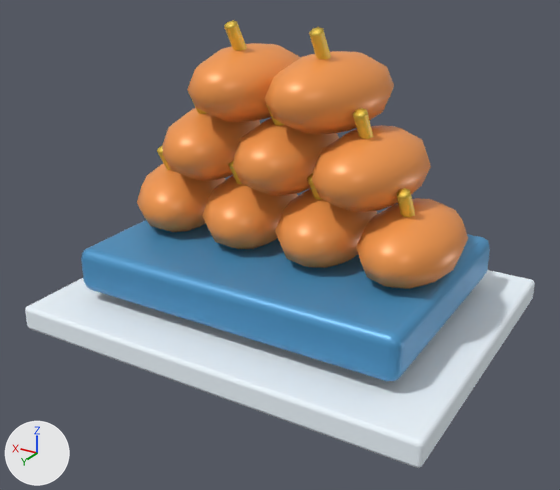
A saved change to the glTF model HavenlineGodot/assets/stations_v2/cooked_food_stack.glb.
The view is the same before and after, from a camera (50 mm lens) standing at (-1.41, 2.43, 1.48) and looking at (-0.02, 0.1, 0.32). Lighting does not change. The marker at lower left points along +X, +Y and +Z. The first picture is the older version. Vertices at exactly the same position are counted once.

In view in the first picture: 'cooked_food_stack'.
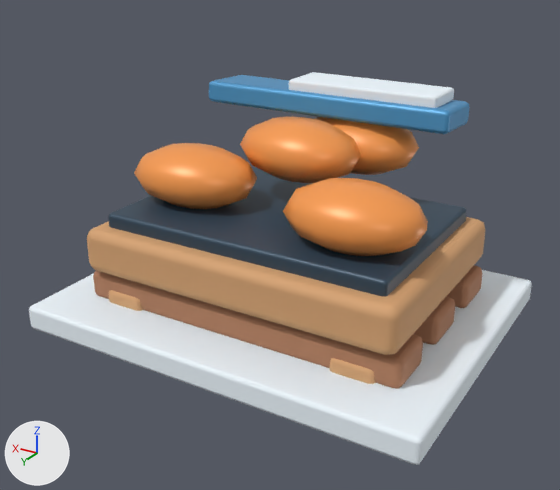
Changed parts and their boxes (x1, y1, x2, y2) in the pictures (560 x 490 px; the box of a moved part takes in the faces that stretch with it):
'cooked_food_stack', reshaped (12% shorter): before (25, 20, 535, 468); after (29, 72, 532, 465)
part 1 of me_cooked_food_stack, moved or reshaped: before (81, 220, 490, 381); after (414, 297, 455, 345)
part 2 of me_cooked_food_stack, added (beige): after (330, 358, 376, 384)
part 3 of me_cooked_food_stack, added (beige): after (109, 290, 143, 311)
part 4 of me_cooked_food_stack, added (beige): after (87, 217, 485, 355)
part 5 of me_cooked_food_stack, moved or reshaped: before (25, 270, 535, 468); after (108, 168, 466, 297)
part 6 of me_cooked_food_stack, added (orange): after (283, 178, 428, 256)
part 7 of me_cooked_food_stack, added (blue): after (209, 75, 470, 134)
part 8 of me_cooked_food_stack, rebuilt (14% wider, 15% shorter): before (233, 118, 339, 196); after (240, 117, 361, 183)
part 9 of me_cooked_food_stack, added (orange): after (134, 143, 257, 209)
part 10 of me_cooked_food_stack, added (orange): after (314, 117, 419, 175)
part 11 of me_cooked_food_stack, added: after (29, 270, 532, 465)
part 12 of me_cooked_food_stack, added (brown): after (93, 270, 423, 389)
part 13 of me_cooked_food_stack, added (brown): after (446, 265, 482, 308)
part 14 of me_cooked_food_stack, deleted: before (157, 20, 468, 289)
part 15 of me_cooked_food_stack, cut back: before (137, 43, 431, 249); after (289, 72, 454, 108)

The change, as a diff of the scene's bpy script:
```diff
--- a/HavenlineGodot/assets/stations_v2/cooked_food_stack.glb.py
+++ b/HavenlineGodot/assets/stations_v2/cooked_food_stack.glb.py
@@ me_cooked_food_stack @@
-me_cooked_food_stack.from_pydata(...)  # 909 vertices, 1656 faces; spans x -0.82..0.82, y -0.64..0.64, z -0.03..1.13
+me_cooked_food_stack.from_pydata(...)  # 920 vertices, 1768 faces; spans x -0.81..0.81, y -0.63..0.63, z -0.03..0.87
+# me_cooked_food_stack part 1: the loose piece of 56 vertices spanning x -0.67..0.67, y -0.48..0.48, z 0.11..0.29 is scaled about its middle by (1, 0.194, 0.667), then moved by (0.0, 0.0, -0.08), in mat_hl_wood (brown #b17c5b)
+# me_cooked_food_stack part 2: the loose piece of 56 vertices spanning x -0.67..0.67, y -0.48..0.48, z 0.11..0.29 is copied, and the copy is scaled about its middle by (0.114, 0.928, 0.556), then moved by (-0.49, 0.0, -0.13), in mat_hl_wood_light (beige #d7a473); it spans x -0.58..-0.4, y -0.44..0.44, z 0.03..0.12
+# me_cooked_food_stack part 3: the loose piece of 56 vertices spanning x -0.67..0.67, y -0.48..0.48, z 0.11..0.29 is copied, and the copy is scaled about its middle by (0.114, 0.928, 0.556), then moved by (0.49, 0.0, -0.13), in mat_hl_wood_light (beige #d7a473); it spans x 0.4..0.58, y -0.44..0.44, z 0.03..0.12
+# me_cooked_food_stack part 4: the loose piece of 56 vertices spanning x -0.67..0.67, y -0.48..0.48, z 0.11..0.29 is copied, and the copy is scaled about its middle by (0.969, 0.956, 1), then moved by (0.0, 0.0, 0.08), in mat_hl_wood_light (beige #d7a473); it spans x -0.65..0.65, y -0.46..0.46, z 0.19..0.37
+# me_cooked_food_stack part 5: the loose piece of 56 vertices spanning x -0.82..0.82, y -0.64..0.64, z -0.03..0.07 is scaled about its middle by (0.701, 0.605, 0.657), then moved by (0.0, 0.0, 0.37), in mat_hl_dark (dark blue #354b5d)
+# me_cooked_food_stack part 6: a new loose piece, a UV sphere (14 segments, 6 rings, poles along z) spanning x -0.62..-0.1, y 0.0..0.36, z 0.41..0.65, in mat_hl_orange (orange #fa9e50)
+# me_cooked_food_stack part 7: the loose piece of 56 vertices spanning x -0.67..0.67, y -0.48..0.48, z 0.11..0.29 is copied, and the copy is scaled about its middle by (0.802, 0.248, 0.499), then moved by (0.0, -0.34, 0.58); it spans x -0.53..0.53, y -0.47..-0.21, z 0.73..0.83
+# me_cooked_food_stack part 8: the loose piece of 73 vertices spanning x -0.18..0.18, y -0.28..0.28, z 0.51..0.79 is rebuilt with 72 vertices and now spans x -0.23..0.29, y -0.31..0.05, z 0.51..0.75
+# me_cooked_food_stack part 9: a new loose piece of 72 vertices spanning x 0.11..0.63, y -0.08..0.28, z 0.41..0.65, in mat_hl_orange (orange #fa9e50)
+# me_cooked_food_stack part 10: a new loose piece of 72 vertices spanning x -0.38..0.14, y -0.52..-0.16, z 0.51..0.75, in mat_hl_orange (orange #fa9e50)
+# me_cooked_food_stack part 11: a new loose piece of 56 vertices spanning x -0.81..0.81, y -0.63..0.63, z -0.03..0.07, in mat_hl_snow (white #eff8ff)
+# me_cooked_food_stack part 12: a new loose piece of 56 vertices spanning x -0.66..0.66, y 0.22..0.43, z 0.06..0.18, in mat_hl_wood (brown #b17c5b)
+# me_cooked_food_stack part 13: a new loose piece of 56 vertices spanning x -0.66..0.66, y -0.43..-0.22, z 0.06..0.18, in mat_hl_wood (brown #b17c5b)
+# me_cooked_food_stack part 14: 11 loose pieces with 343 vertices, spanning x -0.69..0.53, y -0.28..0.28, z 0.26..1.13, are deleted
+# me_cooked_food_stack part 15: 380 vertices removed from x -0.52..0.71, y -0.28..0.28, z 0.26..1.04; 55 vertices added at x -0.47..0.15, y -0.44..-0.24, z 0.82..0.87
+# other edits to the shape of me_cooked_food_stack do not show in these pictures
 me_cooked_food_stack.materials.append(mat_hl_snow)
@@ me_cooked_food_stack @@
 me_cooked_food_stack.materials.append(mat_hl_orange)
-me_cooked_food_stack.materials.append(mat_hl_yellow)  # yellow #ffd750
+me_cooked_food_stack.materials.append(mat_hl_wood)  # brown #b17c5b
+me_cooked_food_stack.materials.append(mat_hl_wood_light)  # beige #d7a473
+me_cooked_food_stack.materials.append(mat_hl_dark)  # dark blue #354b5d
+me_cooked_food_stack.materials.append(mat_hl_cream)  # beige #faecd0
```
